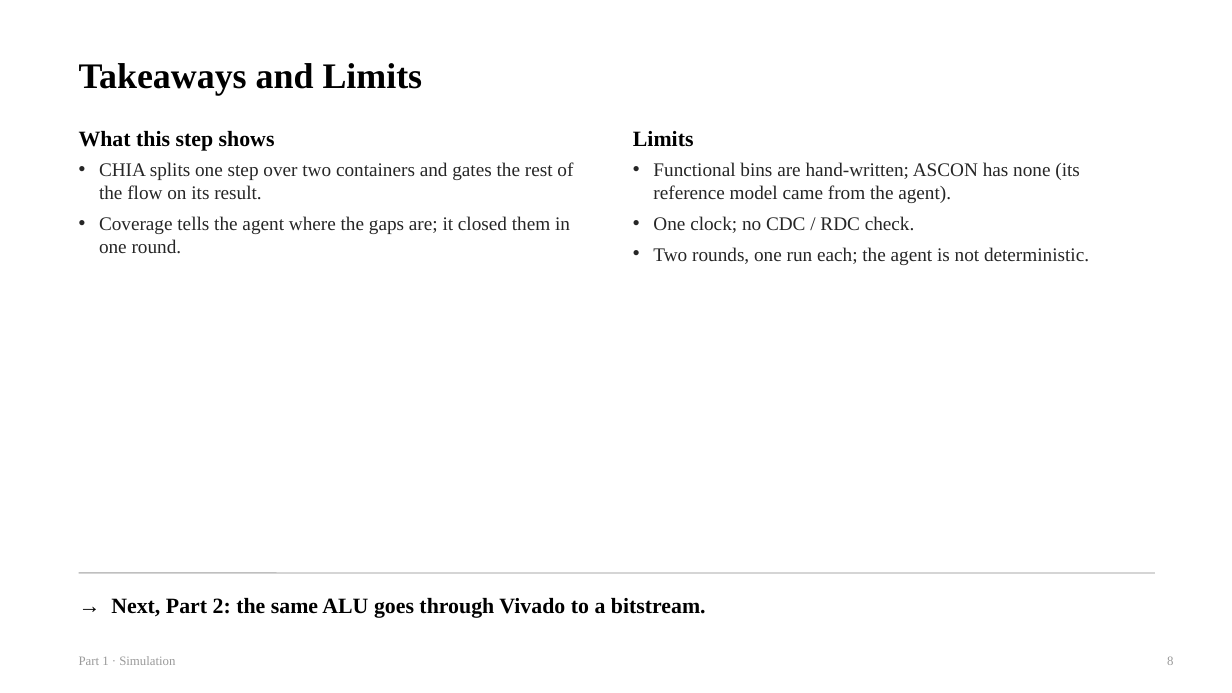
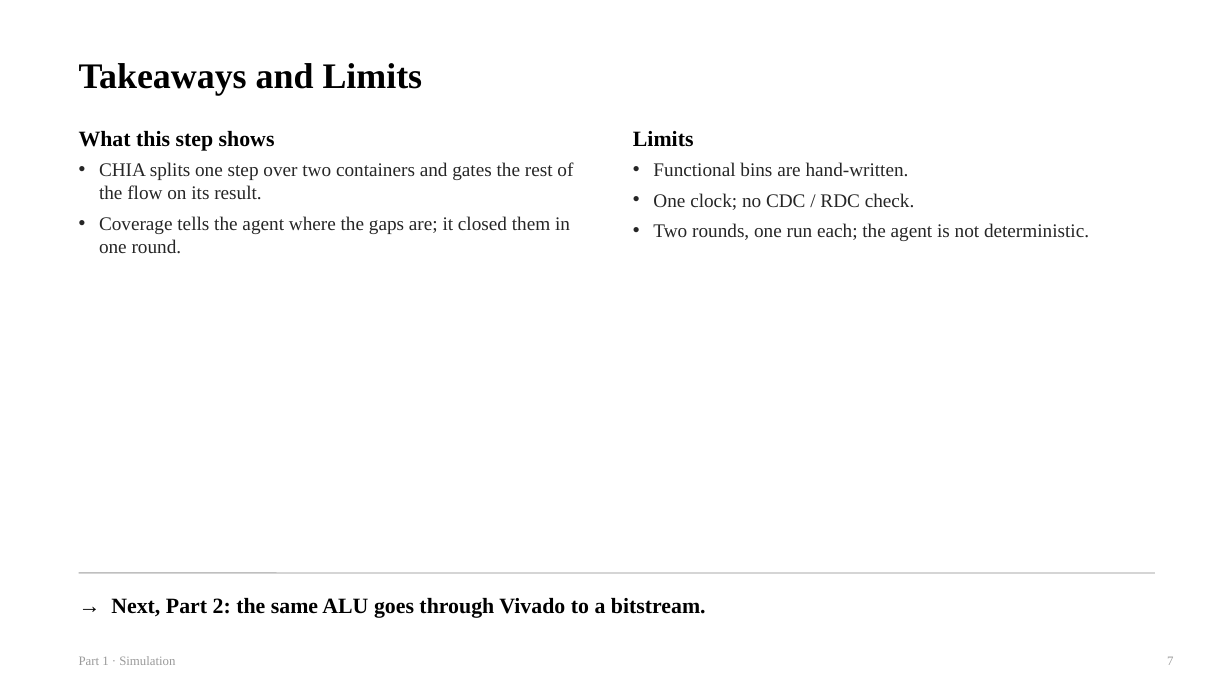
Before and after one commit to chipchip-tech/CHIA-workflow, a slide deck: slide 7 of projects/demo-alu/report/guides/1_Sim.pptx (slide 8 before the commit). Drawn at 1232x693 pixels with LibreOffice and Linux fonts; fonts in the diff are those of the drawing. Boxes give left, top, right and bottom in pixels: in the first picture for what was removed or moved away, otherwise in the second. Text is boxed around its words. In the diff, an @@ line names an element or a change of style, - is before the commit and + after.

```diff
--- a/projects/demo-alu/report/guides/1_Sim.pptx
+++ b/projects/demo-alu/report/guides/1_Sim.pptx
@@ text at <box>653,162,909,176</box>: text changed @@
-• Functional bins are hand-written; ASCON has none (its reference model came from the agent).
+• Functional bins are hand-written.
@@ text at <box>1167,656,1173,665</box>: text changed @@
-8
+7
```
Also in this commit, not shown: 4 other slides changed, 5 other files.
